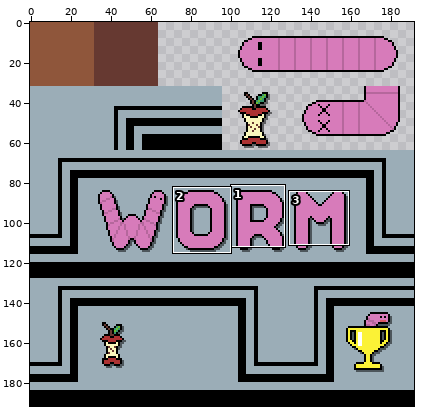
Two states of a pixel-art file, art/wormTiles32.aseprite. The picture above shows the old version from afar; the outline marks the close-up.
Close-up. Earlier state:
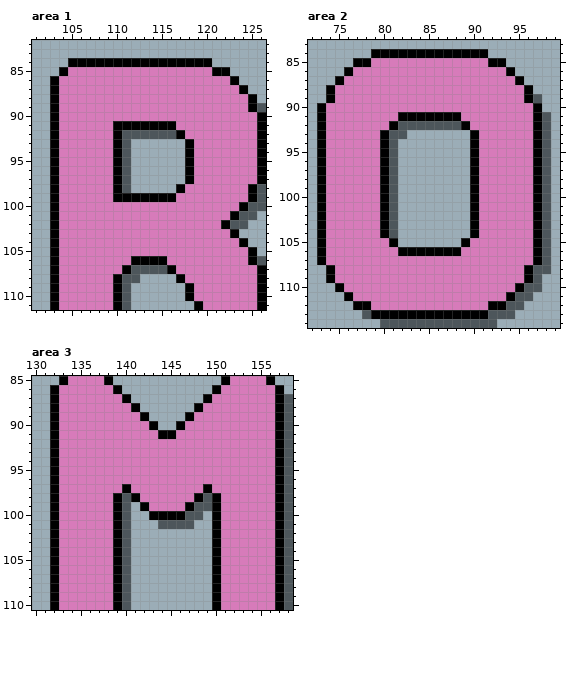
192x192 pixels, 1 frame. Shown: area 1: x 101..126, y 82..111; area 2: x 72..99, y 83..114; area 3: x 130..158, y 85..110.
After:
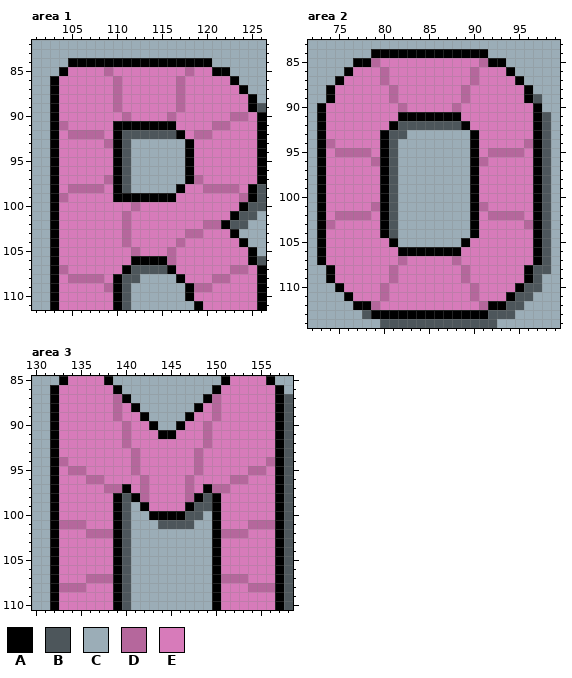
Palette (. is transparent): A #000000  B #4d565b  C #9badb7  D #b5679c  E #d77bba
Commit message: Added wrinkles to the WORM title art
Edits made:
Area 1, layer "Fill":
The edit turns colour E into colour D in row 85 at x 109 and 118; in rows 86 to 89 at x 110 and 117; in row 90 at x 111, 116 and 123 to 124; in row 91 at x 104 and 121 to 122; in row 92 at x 105 to 108 and 119 to 120; in row 93 at x 109.
The edit turns colour E into colour D in row 97 at x 109 and 119; in row 98 at x 105 to 108 and 120 to 123; in row 99 at x 104 and 124; in row 100 at x 112; in row 101 at x 111; in row 102 at x 111 and 120 to 121.
The edit turns colour E into colour D in row 103 at x 111 and 118 to 119; in row 104 at x 111 and 117; in row 105 at x 112 and 116; in row 106 at x 116; in row 107 at x 104 and 123 to 124; in row 108 at x 105 to 108 and 121 to 122.
The edit turns colour E into colour D in row 109 at x 109 and 119 to 120.
Area 2, layer "Fill":
The edit turns colour E into colour D in row 85 at x 79 and 91; in rows 86 to 87 at x 80 and 90; in rows 88 to 89 at x 81 and 89; in row 90 at x 82 and 88; in row 94 at x 74 and 96; in row 95 at x 75 to 78 and 92 to 95.
The edit turns colour E into colour D in row 96 at x 79 and 91; in row 101 at x 79 and 91; in row 102 at x 75 to 78 and 92 to 95; in row 103 at x 74 and 96; in row 107 at x 82 and 88; in rows 108 to 109 at x 81 and 89.
The edit turns colour E into colour D in rows 110 to 111 at x 80 and 90; in row 112 at x 79 and 91.
Area 3, layer "Fill":
The edit turns colour E into colour D in rows 87 to 89 at x 139 and 150; in rows 90 to 92 at x 140 and 149; in row 93 at x 141 and 148; in row 94 at x 133, 141, 148 and 156; in row 95 at x 134 to 135, 141, 148 and 154 to 155; in row 96 at x 136 to 137, 142, 147 and 152 to 153.
The edit turns colour E into colour D in row 97 at x 138 to 139, 142, 147 and 150 to 151; in row 98 at x 142 and 147; in row 101 at x 133 to 135 and 154 to 156; in row 102 at x 136 to 138 and 151 to 153; in row 107 at x 136 to 138 and 151 to 153; in row 108 at x 133 to 135 and 154 to 156.
